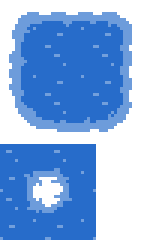
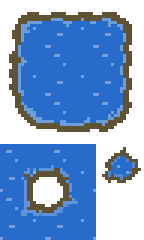
Comparing the layer stacks of the two 144px x 240px images. Changes:
added layer "Default Tile" in group "pixel art 1" over (102, 147, 141, 183)
added layer "Ebene 4" in group "pixel art 1" over (9, 12, 132, 213)
painted on "outer edges" over (21, 165, 78, 216)
